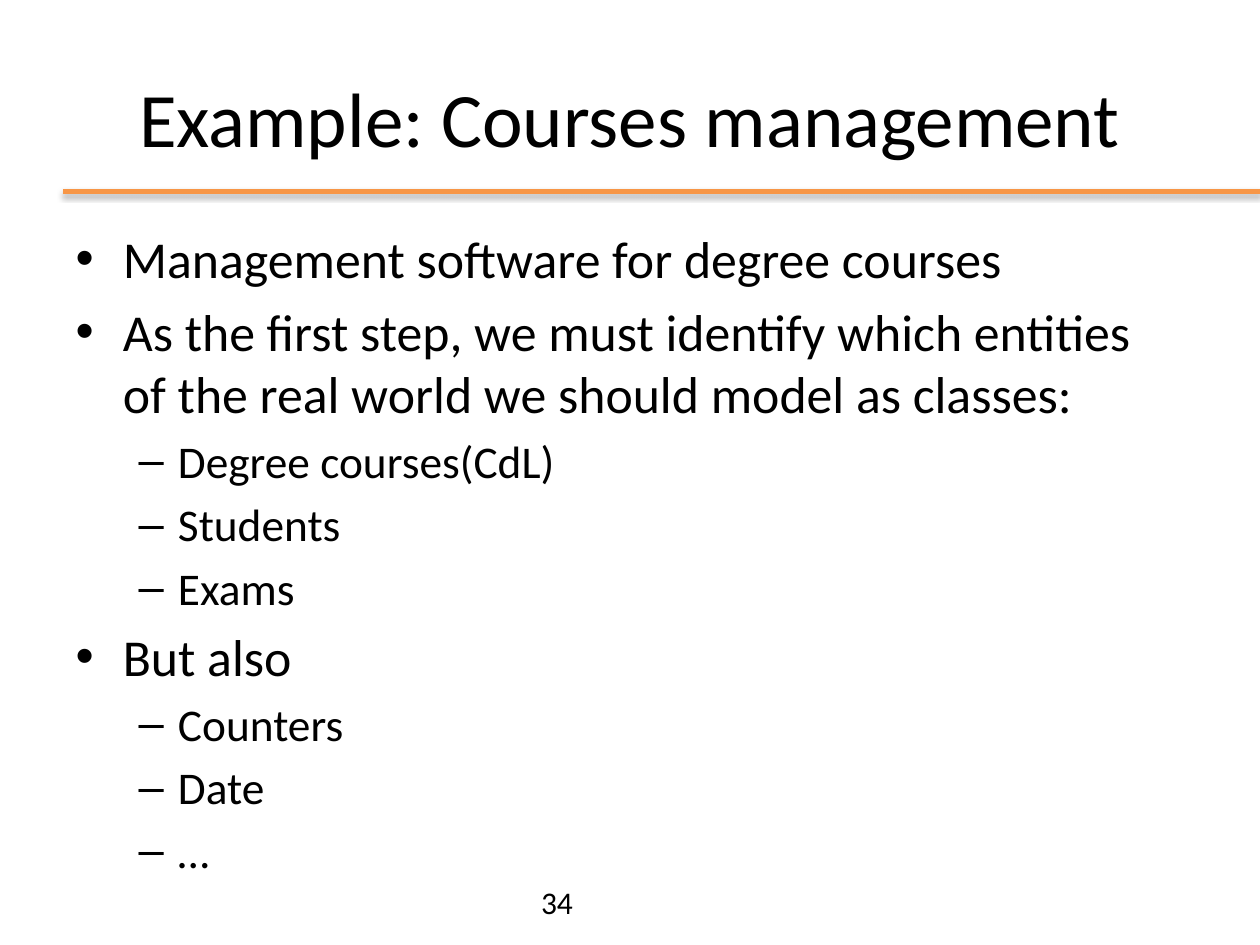
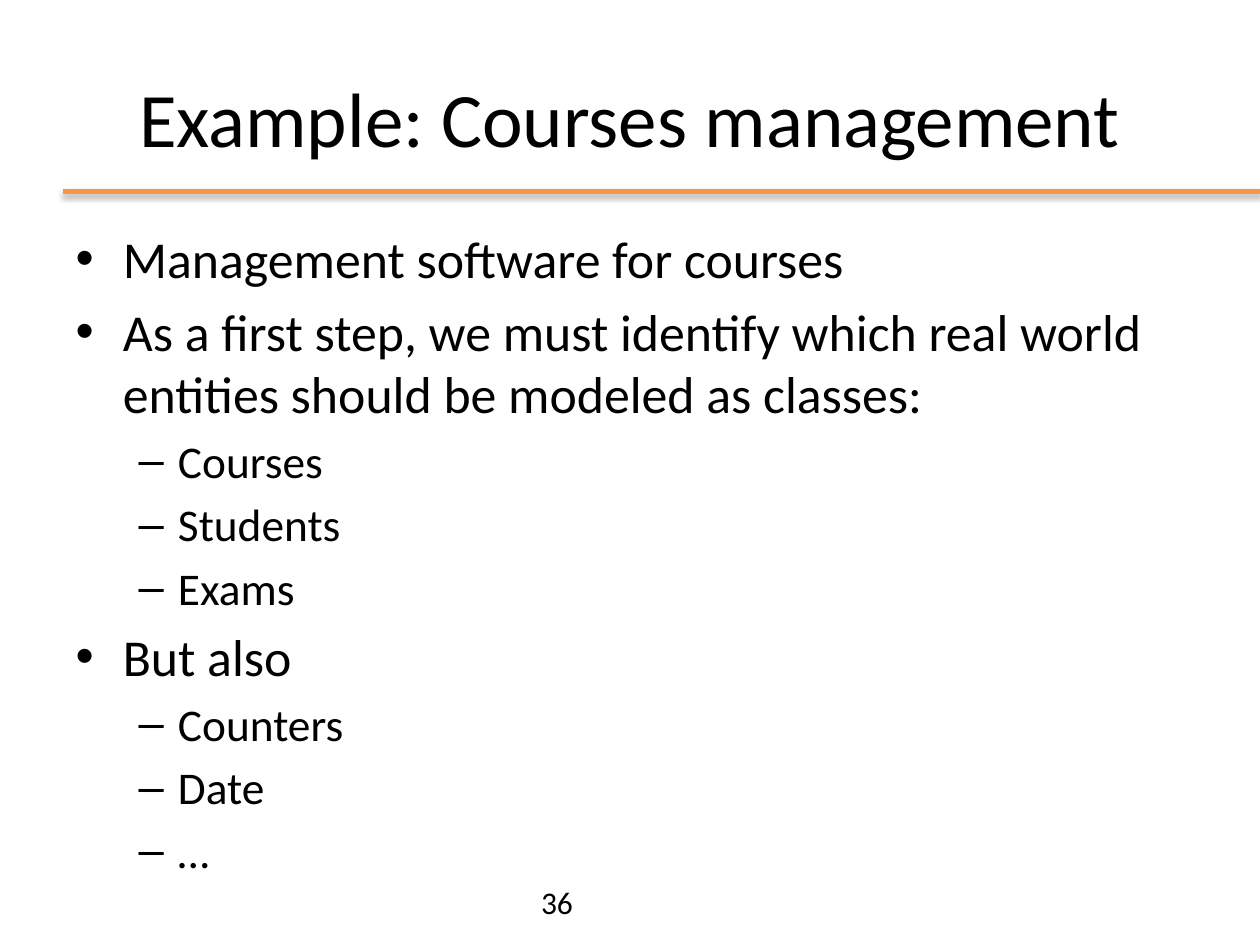
Before and after one commit to giordy97/Programmazione_Oggetti, a slide deck: slide 36 of slides/ppt/01_FromCtoJava.pptx (slide 34 before the commit). Drawn at 1260x945 pixels with LibreOffice and Linux fonts; fonts in the diff are those of the drawing; background and template pictures are left out. Boxes give left, top, right and bottom in pixels: in the first picture for what was removed or moved away, otherwise in the second. Text is boxed around its words. In the diff, an @@ line names an element or a change of style, - is before the commit and + after.

```diff
--- a/slides/ppt/01_FromCtoJava.pptx
+++ b/slides/ppt/01_FromCtoJava.pptx
@@ text at (123,242,1141,479): text changed @@
-• Management software for degree courses
-• As the first step, we must identify which entities of the real world we should model as classes:
-  – Degree courses(CdL)
+• Management software for courses
+• As a first step, we must identify which real world entities should be modeled as classes:
+  – Courses
@@ page number at (541,892,573,915): text changed @@
-34
+36
```
Also in this commit, not shown: 26 other slides changed, 2 slides added, 4 other files.
